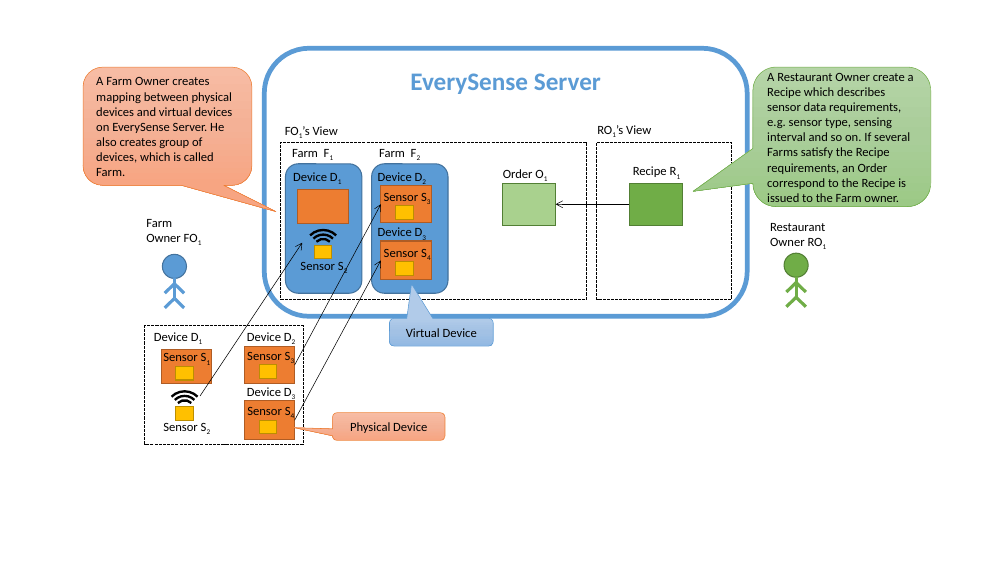
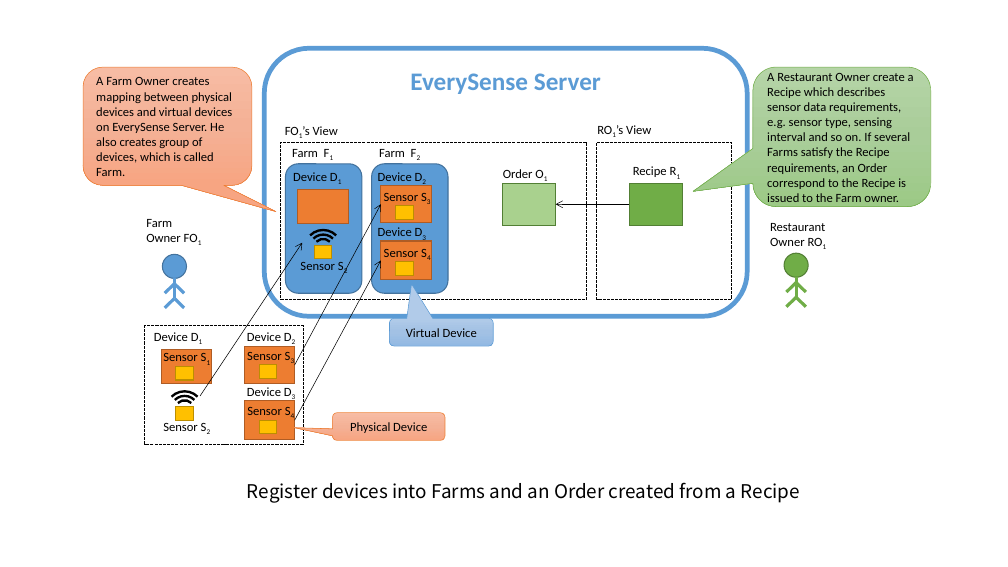
Before and after one commit to toyokazu/fluent-plugin-everysense, a slide deck: slide 4 of tutorial/ja/images/figures.pptx. Drawn at 1008x567 pixels with LibreOffice and Linux fonts; fonts in the diff are those of the drawing. Boxes give left, top, right and bottom in pixels: in the first picture for what was removed or moved away, otherwise in the second. Text is boxed around its words. In the diff, an @@ line names an element or a change of style, - is before the commit and + after.

```diff
--- a/tutorial/ja/images/figures.pptx
+++ b/tutorial/ja/images/figures.pptx
@@ text added at bbox=[247, 482, 800, 503], 18 pt, text #000000 @@
+Register devices into Farms and an Order created from a Recipe
```
Also in this commit, not shown: 1 other slide changed, 2 other files.
